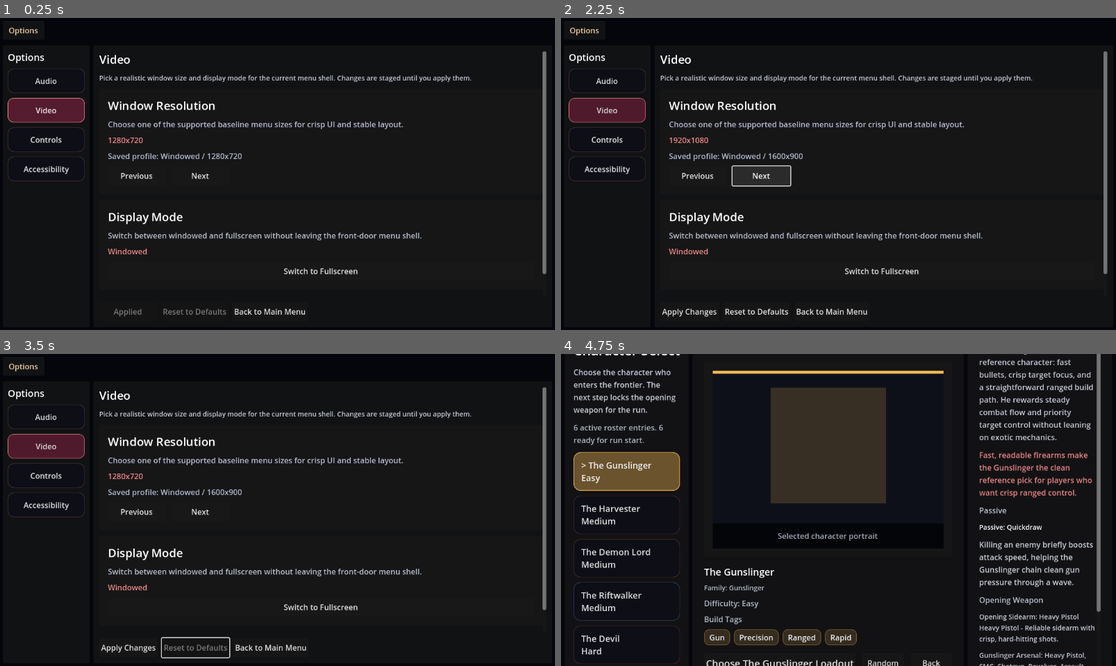
Above: before the commit, frames 1-4 (two rows, left to right).
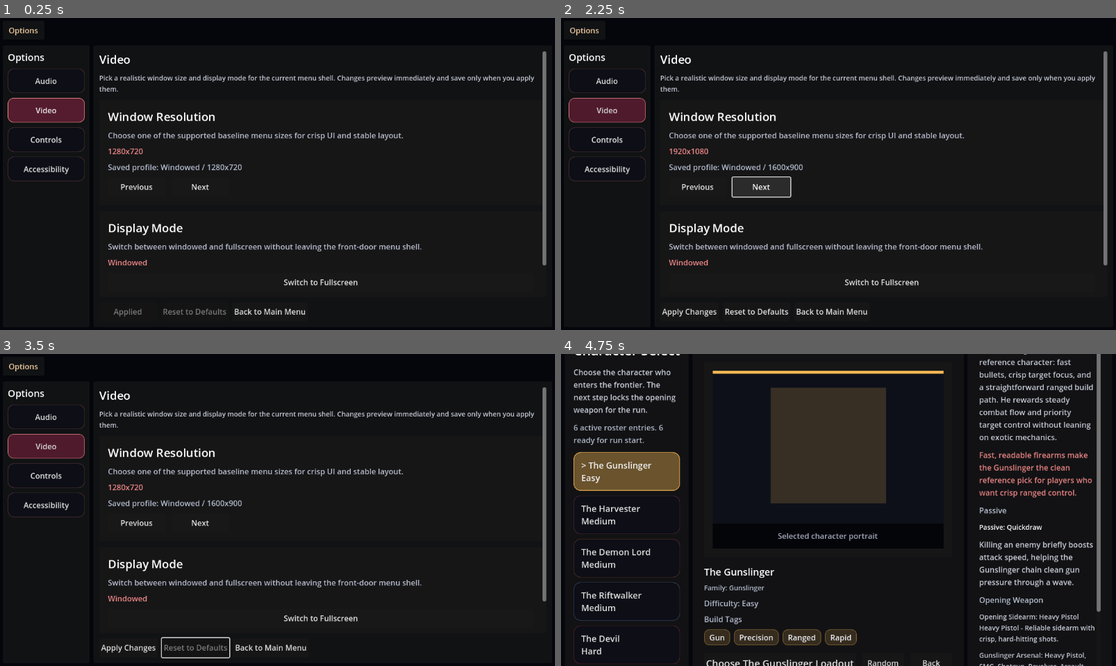
Above: after the commit, the same moments.

Repository: KevinRabbe/bullet-hell-roughe-lite
Game: Godot game, scene res://scenes/ui/OptionsMenu.tscn
Same seed, same stepped clock (60 frames per second), same inputs: the game is played once before the commit and once after it. This scene is started directly instead of the project's main scene.
Inputs:
- Up to frame 1 (0.25 s): no input
- Up to frame 2 (2.25 s): click "Next" at 0.5 s; click "Apply Changes" at 1.25 s; click "Next" at 2 s
- Up to frame 3 (3.5 s): click "Reset to Defaults" at 2.75 s
- Up to frame 4 (4.75 s): click "Back to Main Menu" at 3.5 s; click "Start Run" at 4.25 s

The runs differ from the first frame. In frame 1, 4.7% of the frame differs, in the area x 17-99%, y 18-86%; in frame 2, 4.9%; in frame 3, 4.7%; in frame 4, nothing differs.

Commit message:
Polish options video preview behavior

Diff:
--- a/scripts/ui/options_menu.gd
+++ b/scripts/ui/options_menu.gd
@@ -186,7 +186,7 @@
 			)
 		TAB_VIDEO:
 			tab_title_label.text = "Video"
-			tab_summary_label.text = "Pick a realistic window size and display mode for the current menu shell. Changes are staged until you apply them."
+			tab_summary_label.text = "Pick a realistic window size and display mode for the current menu shell. Changes preview immediately and save only when you apply them."
 			_refresh_video_content()
 		TAB_CONTROLS:
 			tab_title_label.text = "Controls"
@@ -237,7 +237,7 @@
 		fullscreen_toggle_button.text = "Switch to Windowed" if staged_settings.get("fullscreen", false) == true else "Switch to Fullscreen"
 	var is_dirty := not DisplaySettingsRuntimeRef.settings_match(saved_settings, staged_settings)
 	if dirty_state_label != null:
-		dirty_state_label.text = "Pending changes not applied yet." if is_dirty else "Display settings match the saved profile."
+		dirty_state_label.text = "Preview differs from saved profile. Apply to keep it or Back to revert." if is_dirty else "Display settings match the saved profile."
 		dirty_state_label.modulate = Color(0.99, 0.83, 0.65, 0.96) if is_dirty else Color(0.75, 0.79, 0.86, 0.92)
 	if apply_button != null:
 		apply_button.disabled = not is_dirty
@@ -245,29 +245,39 @@
 	if reset_button != null:
 		reset_button.disabled = DisplaySettingsRuntimeRef.settings_match(DisplaySettingsRuntimeRef.default_settings(), staged_settings)
 	if preview_summary_label != null:
-		preview_summary_label.text = "Preview after apply: %s" % DisplaySettingsRuntimeRef.build_summary(staged_settings)
+		preview_summary_label.text = "Current preview: %s" % DisplaySettingsRuntimeRef.build_summary(staged_settings)
 
 func _cycle_resolution(direction: int) -> void:
 	staged_settings = DisplaySettingsRuntimeRef.cycle_resolution(staged_settings, direction)
+	_apply_staged_preview()
 	_refresh_video_content()
 
 func _on_fullscreen_toggled() -> void:
 	staged_settings = DisplaySettingsRuntimeRef.toggle_fullscreen(staged_settings)
+	_apply_staged_preview()
 	_refresh_video_content()
 
 func _on_apply_pressed() -> void:
-	DisplaySettingsRuntimeRef.apply_settings(staged_settings)
 	DisplaySettingsRuntimeRef.save_settings(staged_settings)
 	saved_settings = DisplaySettingsRuntimeRef.clone_settings(staged_settings)
+	DisplaySettingsRuntimeRef.apply_settings(saved_settings)
 	_refresh_video_content()
 	_apply_responsive_layout()
 
 func _on_reset_pressed() -> void:
 	staged_settings = DisplaySettingsRuntimeRef.default_settings()
+	_apply_staged_preview()
 	_refresh_video_content()
 
 func _on_back_pressed() -> void:
+	if not DisplaySettingsRuntimeRef.settings_match(saved_settings, staged_settings):
+		staged_settings = DisplaySettingsRuntimeRef.clone_settings(saved_settings)
+		DisplaySettingsRuntimeRef.apply_settings(saved_settings)
 	get_tree().change_scene_to_file(MAIN_MENU_SCENE_PATH)
+
+func _apply_staged_preview() -> void:
+	DisplaySettingsRuntimeRef.apply_settings(staged_settings)
+	_apply_responsive_layout()
 
 func _apply_optional_texture(target: TextureRect, texture_path: String) -> bool:
 	if target == null:
